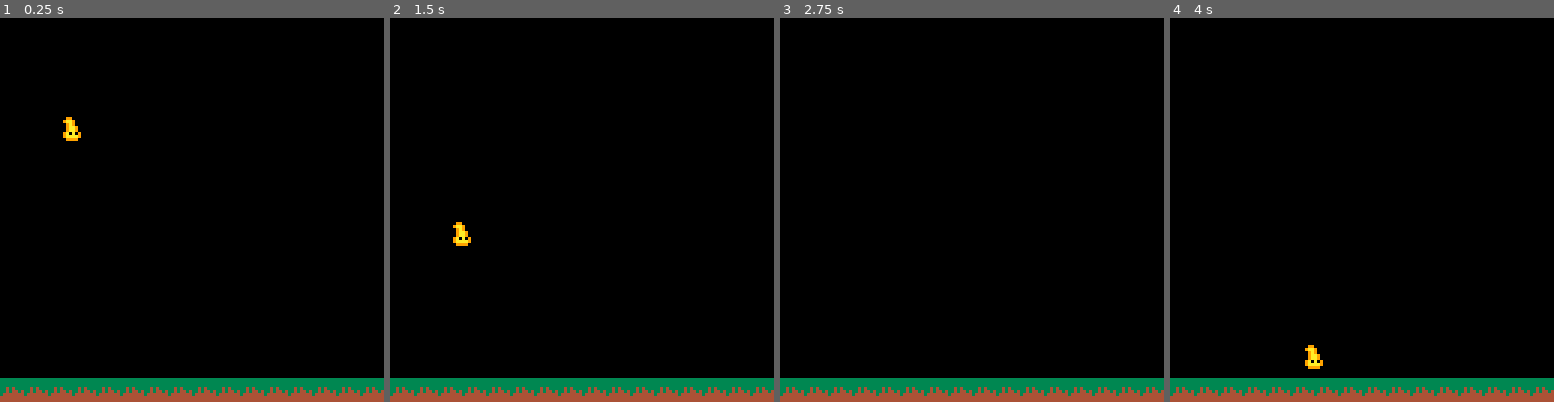
Above: before the commit, frames 1-4 (left to right).
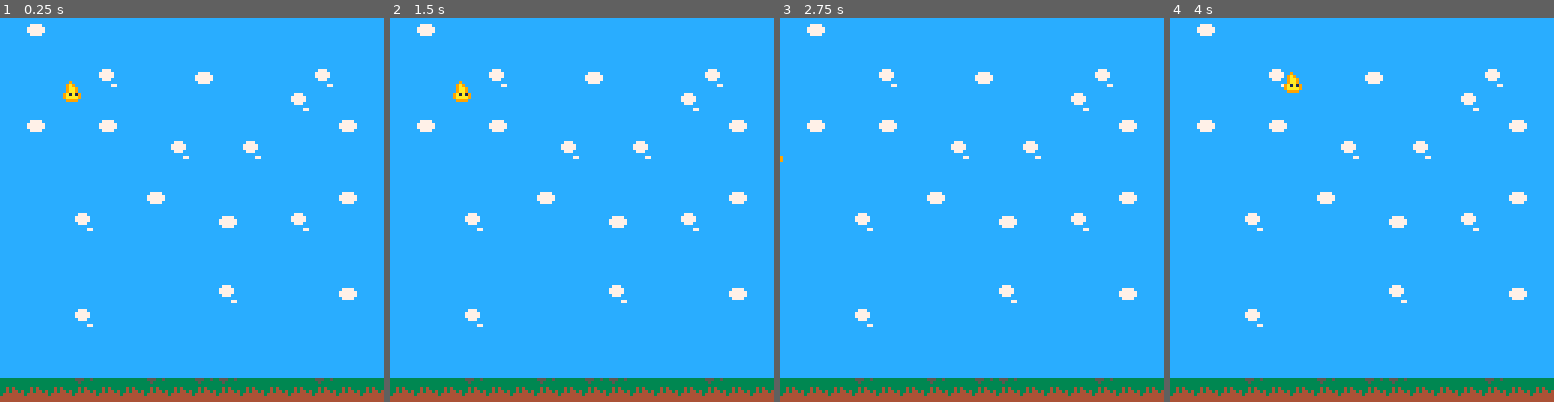
Above: after the commit, the same moments.

Repository: jythomart/flam
Game: PICO-8 cartridge flam.p8
Two runs of this game, one before a commit and one after it. Both use one fixed random seed, a clock stepped at 60 frames per second and the inputs below.
Inputs:
- Up to frame 1 (0.25 s): no input
- Up to frame 2 (1.5 s): tap O (Z key) at 0.33, 0.7, 1.43 s; tap X (X key) at 1.07 s
- Up to frame 3 (2.75 s): hold Left 1.97-2.37 s; tap X (X key) at 2.07, 2.4, 2.73 s; tap O (Z key) at 2.22 s; hold Down from 2.42 s (still down)
- Up to frame 4 (4 s): release Down at 2.82 s; hold Right 2.87-3.53 s; tap X (X key) at 3.07, 3.4, 3.73 s; tap O (Z key) at 3.1, 3.98 s; hold Up from 3.58 s (still down)

The runs differ from the first frame. In frame 1, 94% of the frame differs, in the area x 0-100%, y 0-96%; in frame 2, 94%; in frame 3, 94%; in frame 4, 94%.

Commit message:
add player movement

Diff:
--- a/flam.p8
+++ b/flam.p8
@@ -6,49 +6,59 @@
 player = {}
 player.x = 20
 player.y = 20
+player.vx = 0
+player.vy = 0
 player.sprite = 1
-player.speed = 3
+player.speed = 8
 player.flipx = false
-player.state = "idle"
+player.state = "moving"
 
-function move()
-	player.moving = true
-	player.sprite = (player.sprite + 1) % 4
+coll_idx = {}
+coll_idx.first = 128
+coll_idx.last = 196
+
+weapon_idx = {}
+weapon_idx.first = 12
+weapon_idx.last = 42
+
+enemies_idx = {}
+enemies_idx.first = 12
+enemies_idx.last = 42
+
+function attack()
 end
 
-function jump()
-	player.jumping = true
+function use_item()
 end
 
 function game_input()
-	player.moving = false
-	player.jumping = false
+	player.vx = 0;
+	player.vy = 0;
 	if btn(0) then
-		player.x -= player.speed
-		player.left = true
-		move(-1)
+		player.vx = -player.speed
+		player.flipx = true
 	end
 	if btn(1) then
-		player.x += player.speed
-		player.left = false
-		move(1)
+		player.vx = player.speed
+		player.flipx = false
+	end
+	if btn(2) then
+		player.vy = -player.speed
+	end
+	if btn(3) then
+		player.vy = player.speed
 	end
 	if btn(4) then
-		player.y -= player.speed
-		jump()
+		attack()
 	end
-	if not player.moving then
-		player.sprite = 0
+	if btn(5) then
+		use_item()
 	end
 end
 
 function physic()
-	if not player.jumping then
-		player.y += clock.delta * 50
-	end
-	if player.y > 112 then
-		player.y = 112
-	end
+	player.x += player.vx * player.speed * clock.delta
+	player.y += player.vy * player.speed * clock.delta
 end
 
 function _init()
@@ -65,9 +75,7 @@
 
 function _draw()
 	cls()
-	for i=0, 15 do
-		spr(48, i * 8, 120)
-	end
+	map(0, 0, 0, 0, 16, 16)
 	spr(player.sprite, player.x, player.y, 1, 1, player.flipx)
 end
 
@@ -103,12 +111,48 @@
 
 
 
-__map__
-0000000000000000000000000000000000000000000000000000000000000000000000000000000000000000000000000000000000000000000000000000000000000000000000000000000000000000000000000000000000000000000000000000000000000000000000000000000000000000000000000000000000000000
-0000000000000000000000000000000000000000000000000000000000000000000000000000000000000000000000000000000000000000000000000000000000000000000000000000000000000000000000000000000000000000000000000000000000000000000000000000000000000000000000000000000000000000
-0000000000000000000000000000000000000000000000000000000000000000000000000000000000000000000000000000000000000000000000000000000000000000000000000000000000000000000000000000000000000000000000000000000000000000000000000000000000000000000000000000000000000000
-0000000100000000000000000000000000000000000000000000000000000000000000000000000000000000000000000000000000000000000000000000000000000000000000000000000000000000000000000000000000000000000000000000000000000000000000000000000000000000000000000000000000000000
 
 
 
 
+…(19 lines of a section not shown)…
+__map__
+3d3b3d3d3d3d3d3d3d3d3d3d3d3d3d3d19190000000000000000000000000000000000000000000000000000000000000000000000000000000000000000000000000000000000000000000000000000000000000000000000000000000000000000000000000000000000000000000000000000000000000000000000000000
+3d3d3d3d3d3d3d3d3d3d3d3d3d3d3d3d19191900000000000000000019190000000000000000000000000000000000000000000000000000000000000000000000000000000000000000000000000000000000000000000000000000000000000000000000000000000000000000000000000000000000000000000000000000
+3d3d3d3d3c3d3d3d3b3d3d3d3d3c3d3d00191919190000000000001919191900000000000000000000000000000000000000000000000000000000000000000000000000000000000000000000000000000000000000000000000000000000000000000000000000000000000000000000000000000000000000000000000000
+3d3d3d3d3d3d3d3d3d3d3d3d3c3d3d3d00001919191900000000001900000019190000000000000000000000000000000000000000000000000000000000000000000000000000000000000000000000000000000000000000000000000000000000000000000000000000000000000000000000000000000000000000000000
+3d3b3d3d3b3d3d3d3d3d3d3d3d3d3b3d00000019191900000000190000000000001900000000000000000000000000000000000000000000000000000000000000000000000000000000000000000000000000000000000000000000000000000000000000000000000000000000000000000000000000000000000000000000
+3d3d3d3d3d3d3d3c3d3d3c3d3d3d3d3d00000000001919190019000000000000000019000000000000000000000000000000000000000000000000000000000000000000000000000000000000000000000000000000000000000000000000000000000000000000000000000000000000000000000000000000000000000000
+3d3d3d3d3d3d3d3d3d3d3d3d3d3d3d3d00000000000019191900000000000000000000190000000000000000000000000000000000000000000000000000000000000000000000000000000000000000000000000000000000000000000000000000000000000000000000000000000000000000000000000000000000000000
+3d3d3d3d3d3d3b3d3d3d3d3d3d3d3b3d00000000000000191900000000000000000000001900000000000000000000000000000000000000000000000000000000000000000000000000000000000000000000000000000000000000000000000000000000000000000000000000000000000000000000000000000000000000
+3d3d3d3c3d3d3d3d3d3b3d3d3c3d3d3d00000000000000191900000000000000000000001900000000000000000000000000000000000000000000000000000000000000000000000000000000000000000000000000000000000000000000000000000000000000000000000000000000000000000000000000000000000000
+3d3d3d3d3d3d3d3d3d3d3d3d3d3d3d3d00000000000000191900000000000000000000000019000000000000000000000000000000000000000000000000000000000000000000000000000000000000000000000000000000000000000000000000000000000000000000000000000000000000000000000000000000000000
+3d3d3d3d3d3d3d3d3d3d3d3d3d3d3d3d00000000000000001900000000000000000000000000000000000000000000000000000000000000000000000000000000000000000000000000000000000000000000000000000000000000000000000000000000000000000000000000000000000000000000000000000000000000
+3d3d3d3d3d3d3d3d3d3c3d3d3d3d3b3d00000000000000000000000000000000000000000000000000000000000000000000000000000000000000000000000000000000000000000000000000000000000000000000000000000000000000000000000000000000000000000000000000000000000000000000000000000000
+3d3d3d3c3d3d3d3d3d3d3d3d3d3d3d3d00000000000000000000000000000000000000000000000000000000000000000000000000000000000000000000000000000000000000000000000000000000000000000000000000000000000000000000000000000000000000000000000000000000000000000000000000000000
+3d3d3d3d3d3d3d3d3d3d3d3d3d3d3d3d00000000000000000000000000000000000000000000000000000000000000000000000000000000000000000000000000000000000000000000000000000000000000000000000000000000000000000000000000000000000000000000000000000000000000000000000000000000
+3d3d3d3d3d3d3d3d3d3d3d3d3d3d3d3d00000000000000000000000000000000000000000000000000000000000000000000000000000000000000000000000000000000000000000000000000000000000000000000000000000000000000000000000000000000000000000000000000000000000000000000000000000000
+3f3f3f3e3f3f3e3f3e3e3f3f3f3e3f3f00000000000000000000000000000000000000000000000000000000000000000000000000000000000000000000000000000000000000000000000000000000000000000000000000000000000000000000000000000000000000000000000000000000000000000000000000000000
+…(5 lines of a section not shown)…
Not shown, changed: 45 lines of the sprite sheet (__gfx__) section of flam.p8
Not shown, changed: the sound effects (__sfx__) section of flam.p8
